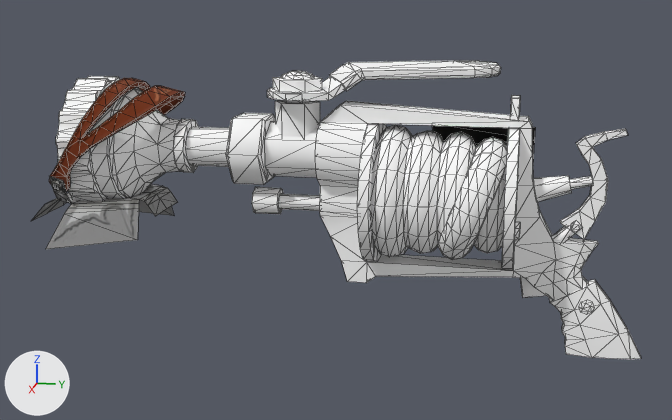
Renders of the glTF model glb/Wmn_Shooter_TripleMiddle_Cstm02.glb from each side of a commit.
The view is the same before and after, from a 50 mm camera at (2.339, -0.152, 0.799) aimed at (-0.014, -0.622, 0.211). The axes (+X, +Y, +Z) are drawn at lower left. The lights are the same throughout. The picture after the commit comes second. Mesh edges are drawn as thin lines.

Before the edit, the objects in view are built like this:
```python
ob_barrel_1__m_body02_cstm02 = bpy.data.objects.new('Barrel_1__M_Body02_Cstm02', me_barrel_1__m_body02_cstm02)
ob_barrel_1__m_body02_cstm02.location = (0.0, 0.0, 0.0)
ob_frame_1__m_body02_cstm02 = bpy.data.objects.new('Frame_1__M_Body02_Cstm02', me_frame_1__m_body02_cstm02)
ob_frame_1__m_body02_cstm02.location = (0.0, 0.0, 0.0)
ob_hose1__m_tube = bpy.data.objects.new('Hose1__M_Tube', me_hose1__m_tube)
ob_hose1__m_tube.location = (0.0, 0.0, 0.0)
ob_stickerura__m_sticker_cstm02 = bpy.data.objects.new('StickerUra__M_Sticker_Cstm02', me_stickerura__m_sticker_cstm02)
ob_stickerura__m_sticker_cstm02.location = (0.0, 0.0, 0.0)
# also in view: 'Belt_low__M_Crampons_Cstm02' at (0.0, -1.243, 0.339)
```
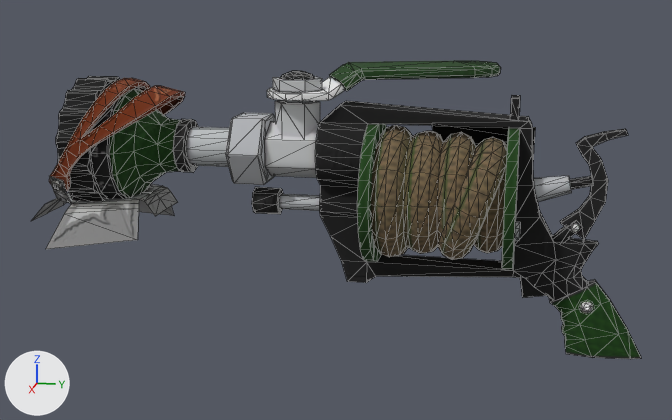
The change, as a diff of the scene's bpy script:
```diff
--- a/glb/Wmn_Shooter_TripleMiddle_Cstm02.glb.py
+++ b/glb/Wmn_Shooter_TripleMiddle_Cstm02.glb.py
@@ img_m_body02_cstm02_alb @@
+img_m_body02_cstm02_alb = load_image('M_Body02_Cstm02_Alb', '_unpacked/M_Body02_Cstm02_Alb', 512, 512, 'sRGB')
@@ img_m_body02_cstm02_nrm @@
+img_m_body02_cstm02_nrm = load_image('M_Body02_Cstm02_Nrm', '_unpacked/M_Body02_Cstm02_Nrm', 512, 512, 'Non-Color')
@@ mat_m_body02_cstm02 @@
 n0 = _N.new('ShaderNodeBsdfPrincipled'); n0.name = 'Principled BSDF'
-n0.inputs[0].default_value = (1.0, 1.0, 1.0, 1.0)  # 'Base Color', white #ffffff
 n0.inputs[2].default_value = 1.0  # 'Roughness'
 n1 = _N.new('ShaderNodeOutputMaterial'); n1.name = 'Material Output'
+n2 = _N.new('ShaderNodeTexImage'); n2.name = 'Image Texture'
+n2.image = img_m_body02_cstm02_alb
+n3 = _N.new('ShaderNodeNormalMap'); n3.name = 'Normal Map'
+n3.uv_map = 'UVMap'
+n4 = _N.new('ShaderNodeTexImage'); n4.name = 'Image Texture.001'
+n4.image = img_m_body02_cstm02_nrm
 _L.new(n0.outputs[0], n1.inputs[0])  # 'BSDF' to 'Surface'
+_L.new(n2.outputs[0], n0.inputs[0])  # 'Color' to 'Base Color'
+_L.new(n3.outputs[0], n0.inputs[5])  # 'Normal' to 'Normal'
+_L.new(n4.outputs[0], n3.inputs[1])  # 'Color' to 'Color'
@@ mat_m_tube @@
 n0 = _N.new('ShaderNodeBsdfPrincipled'); n0.name = 'Principled BSDF'
-n0.inputs[0].default_value = (1.0, 1.0, 1.0, 1.0)  # 'Base Color', white #ffffff
 n0.inputs[2].default_value = 1.0  # 'Roughness'
 n1 = _N.new('ShaderNodeOutputMaterial'); n1.name = 'Material Output'
+n2 = _N.new('ShaderNodeTexImage'); n2.name = 'Image Texture'
+n2.image = img_m_body02_cstm02_alb
+n3 = _N.new('ShaderNodeNormalMap'); n3.name = 'Normal Map'
+n3.uv_map = 'UVMap'
+n4 = _N.new('ShaderNodeTexImage'); n4.name = 'Image Texture.001'
+n4.image = img_m_body02_cstm02_nrm
 _L.new(n0.outputs[0], n1.inputs[0])  # 'BSDF' to 'Surface'
+_L.new(n2.outputs[0], n0.inputs[0])  # 'Color' to 'Base Color'
+_L.new(n3.outputs[0], n0.inputs[5])  # 'Normal' to 'Normal'
+_L.new(n4.outputs[0], n3.inputs[1])  # 'Color' to 'Color'
```

What differs and where, as boxes (x1, y1, x2, y2) in the pictures (672 x 420 px):
'Barrel_1__M_Body02_Cstm02', surface changed (darker)
    both: (56, 61, 594, 314)
'Frame_1__M_Body02_Cstm02', surface changed (white to black)
    both: (315, 95, 641, 359)
'Hose1__M_Tube', surface changed (white to brown)
    both: (371, 125, 507, 260)
